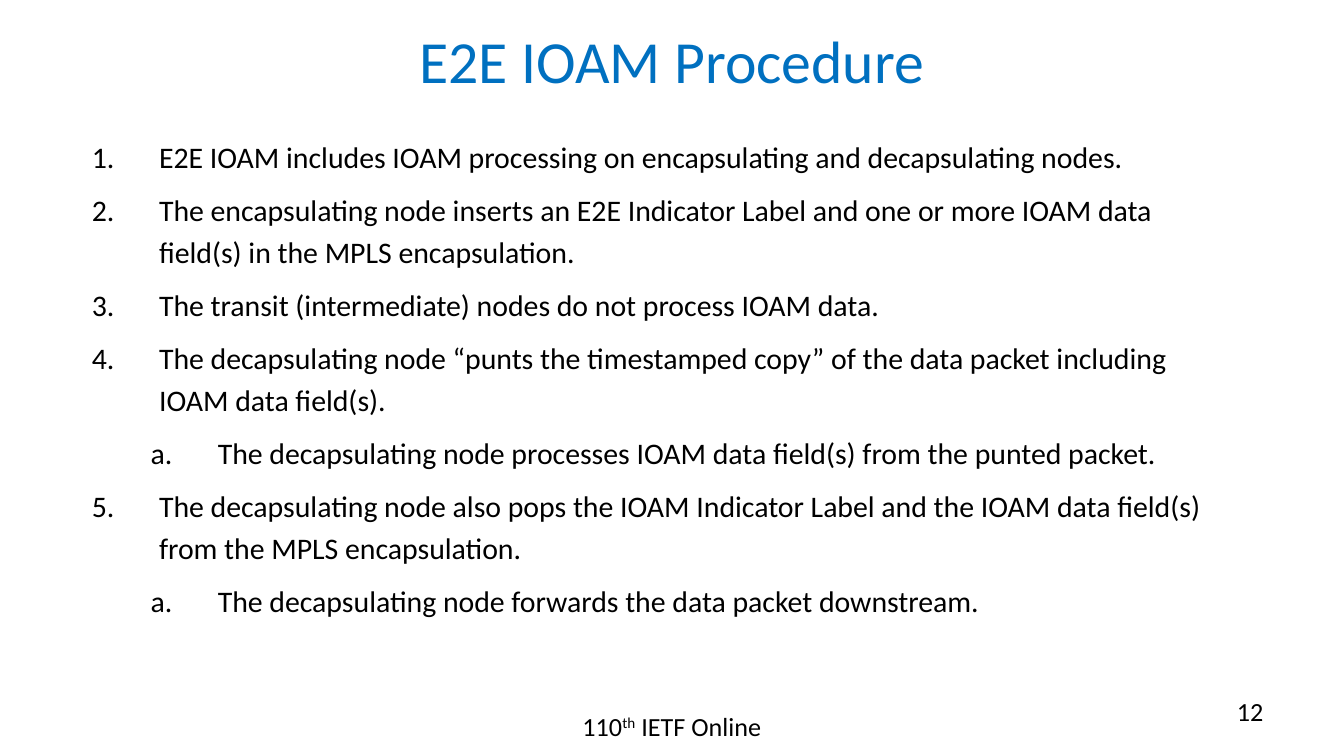
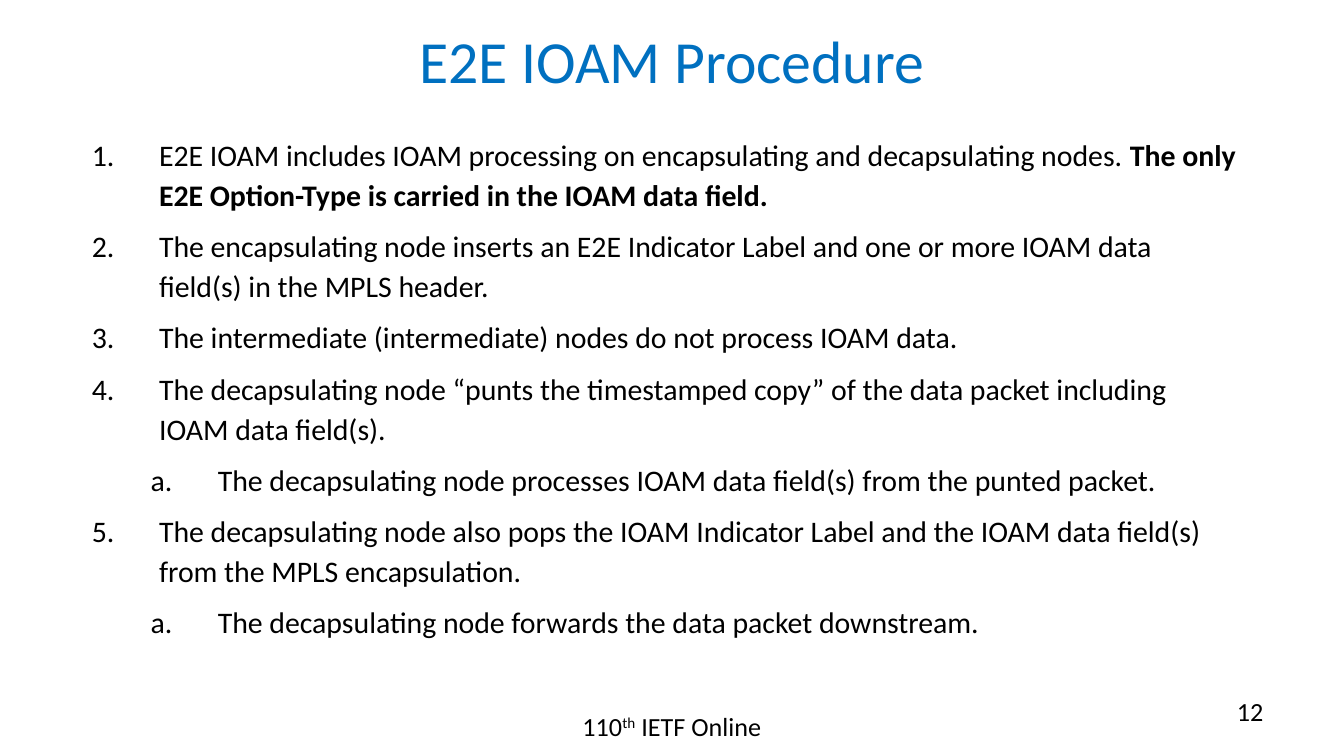
Before and after one commit to rakgandhi/ietf-slides, a slide deck: slide 12 of draft-gandhi-mpls-ioam-sr-05.pptx. Drawn at 1344x756 pixels with LibreOffice and Linux fonts; fonts in the diff are those of the drawing. Boxes give left, top, right and bottom in pixels: in the first picture for what was removed or moved away, otherwise in the second. Text is boxed around its words. In the diff, an @@ line names an element or a change of style, - is before the commit and + after.

```diff
--- a/draft-gandhi-mpls-ioam-sr-05.pptx
+++ b/draft-gandhi-mpls-ioam-sr-05.pptx
@@ text at (159,145,1235,353): text changed @@
-1. E2E IOAM includes IOAM processing on encapsulating and decapsulating nodes.
-2. The encapsulating node inserts an E2E Indicator Label and one or more IOAM data field(s) in the MPLS encapsulation.
-3. The transit (intermediate) nodes do not process IOAM data.
+1. E2E IOAM includes IOAM processing on encapsulating and decapsulating nodes. The only E2E Option-Type is carried in the IOAM data field.
+2. The encapsulating node inserts an E2E Indicator Label and one or more IOAM data field(s) in the MPLS header.
+3. The intermediate (intermediate) nodes do not process IOAM data.
@@ text at (159,378,1200,638): line spacing 22.4pt to 21.4pt @@
```
Also in this commit, not shown: 19 other slides changed, 1 slide removed, 5 other files.
